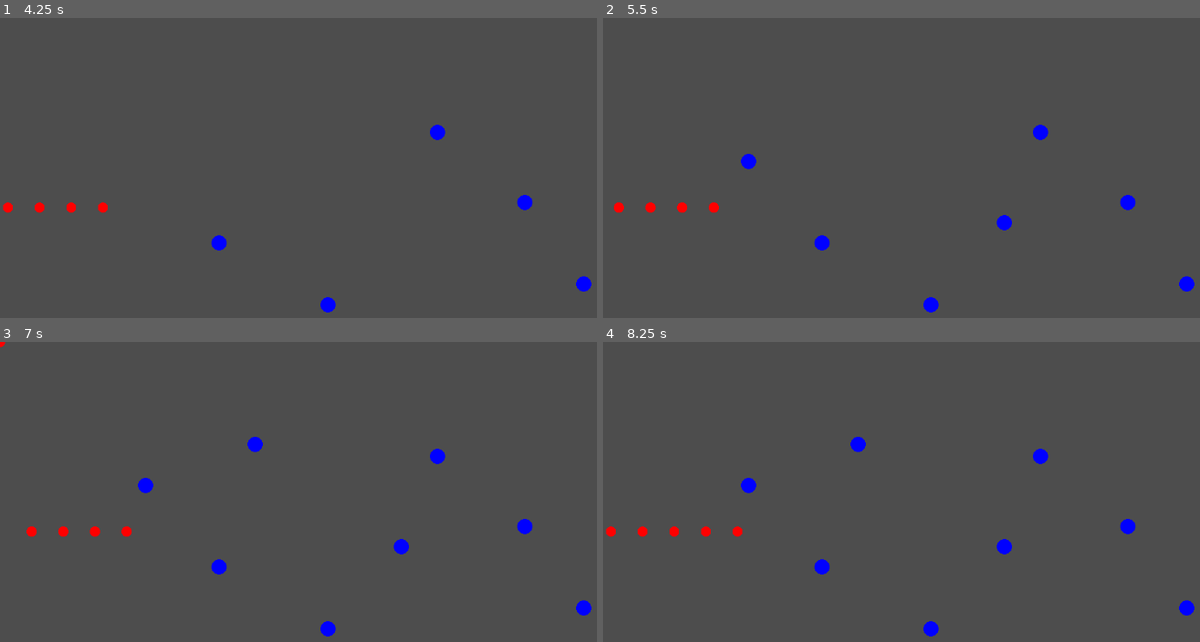
Above: before the commit, frames 1-4 (two rows, left to right).
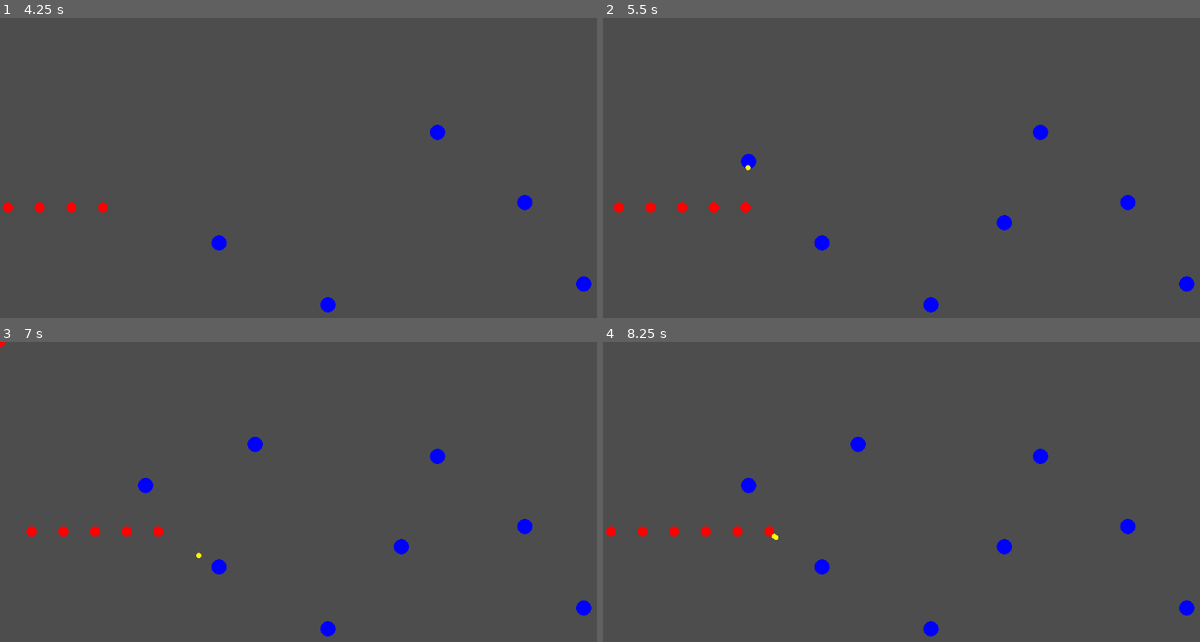
Above: after the commit, the same moments.

Repository: svenrudolph/td
Game: Godot game, scene res://scenes/main.tscn
Two runs of this game, one before a commit and one after it. Both use one fixed random seed, a clock stepped at 60 frames per second and the inputs below.
Inputs (mouse positions are in pixels of both pictures, inside the frame that each line leads up to):
- Up to frame 1 (4.25 s): tap Enter at 0.5 s; move the mouse to (525, 201) at 0.52 s; click (525, 201) at 0.67 s; move the mouse to (220, 243) at 1.27 s; click (220, 243) at 1.42 s; move the mouse to (435, 132) at 2.02 s; click (435, 132) at 2.17 s; move the mouse to (328, 306) at 2.77 s; click (328, 306) at 2.92 s; move the mouse to (585, 285) at 3.52 s; click (585, 285) at 3.67 s
- Up to frame 2 (5.5 s): move the mouse to (746, 162) at 4.27 s; click (746, 162) at 4.42 s; move the mouse to (1002, 222) at 5.02 s; click (1002, 222) at 5.17 s
- Up to frame 3 (7 s): move the mouse to (256, 444) at 5.77 s; click (256, 444) at 5.92 s; move the mouse to (525, 525) at 6.52 s; click (525, 525) at 6.67 s
- Up to frame 4 (8.25 s): move the mouse to (823, 567) at 7.27 s; click (823, 567) at 7.42 s; move the mouse to (1038, 456) at 8.02 s; click (1038, 456) at 8.17 s

Frame 1 is identical in both runs. In frame 2, less than 0.1% of the frame differs, in the area x 22-25%, y 48-66%; in frame 3, less than 0.1%; in frame 4, less than 0.1%, in the area x 27-30%, y 61-66%.

Commit message:
Add projectile scene and tower firing

Diff:
--- /dev/null
+++ b/scenes/projectile.tscn
@@ -0,0 +1,6 @@
+[gd_scene load_steps=2 format=3]
+
+[ext_resource path="res://scripts/projectile.gd" type="Script" id=1]
+
+[node name="Projectile" type="Node2D"]
+script = ExtResource(1)
--- /dev/null
+++ b/scripts/projectile.gd
@@ -0,0 +1,26 @@
+extends Node2D
+
+@export var speed: float = 200.0
+var target: Node2D
+var damage: int = 0
+
+
+func _ready() -> void:
+	queue_redraw()
+
+
+func _process(delta: float) -> void:
+	if target == null or !is_instance_valid(target):
+		queue_free()
+		return
+	var to_target := target.global_position - global_position
+	var dist := to_target.length()
+	if dist <= speed * delta or dist == 0:
+		target.take_damage(damage)
+		queue_free()
+	else:
+		global_position += to_target.normalized() * speed * delta
+
+
+func _draw() -> void:
+	draw_circle(Vector2.ZERO, 4.0, Color.YELLOW)
--- a/scripts/tower.gd
+++ b/scripts/tower.gd
@@ -4,6 +4,7 @@
 @export var fire_rate: float = 1.0
 @export var damage: int = 5
 var cooldown: float = 0.0
+const PROJECTILE_SCENE := preload("res://scenes/projectile.tscn")
 
 
 func _ready() -> void:
@@ -15,13 +16,17 @@
 	if cooldown <= 0.0:
 		var target = _get_target()
 		if target:
-			target.take_damage(damage)
+			var projectile := PROJECTILE_SCENE.instantiate()
+			projectile.global_position = global_position
+			projectile.target = target
+			projectile.damage = damage
+			get_tree().current_scene.add_child(projectile)
 			cooldown = 1.0 / fire_rate
 
 func _get_target() -> Node2D:
 	var closest: Node2D = null
 	var closest_dist := attack_range
-	for creep in get_tree().get_nodes_in_group("creeps"):
+	for creep: Node2D in get_tree().get_nodes_in_group("creeps"):
 		var dist := global_position.distance_to(creep.global_position)
 		if dist < closest_dist:
 			closest = creep
Not shown, added: scripts/projectile.gd.uid
